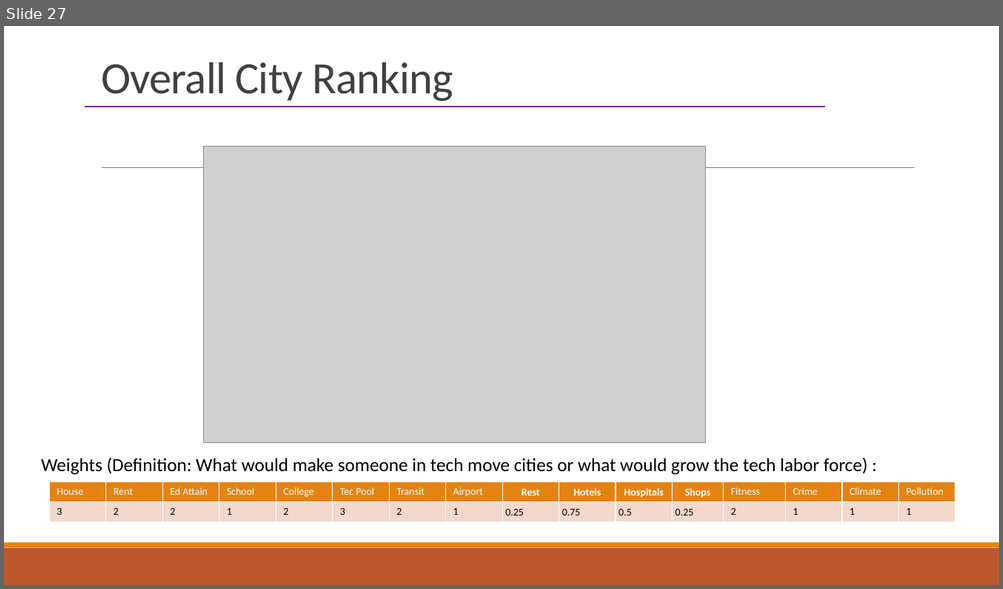
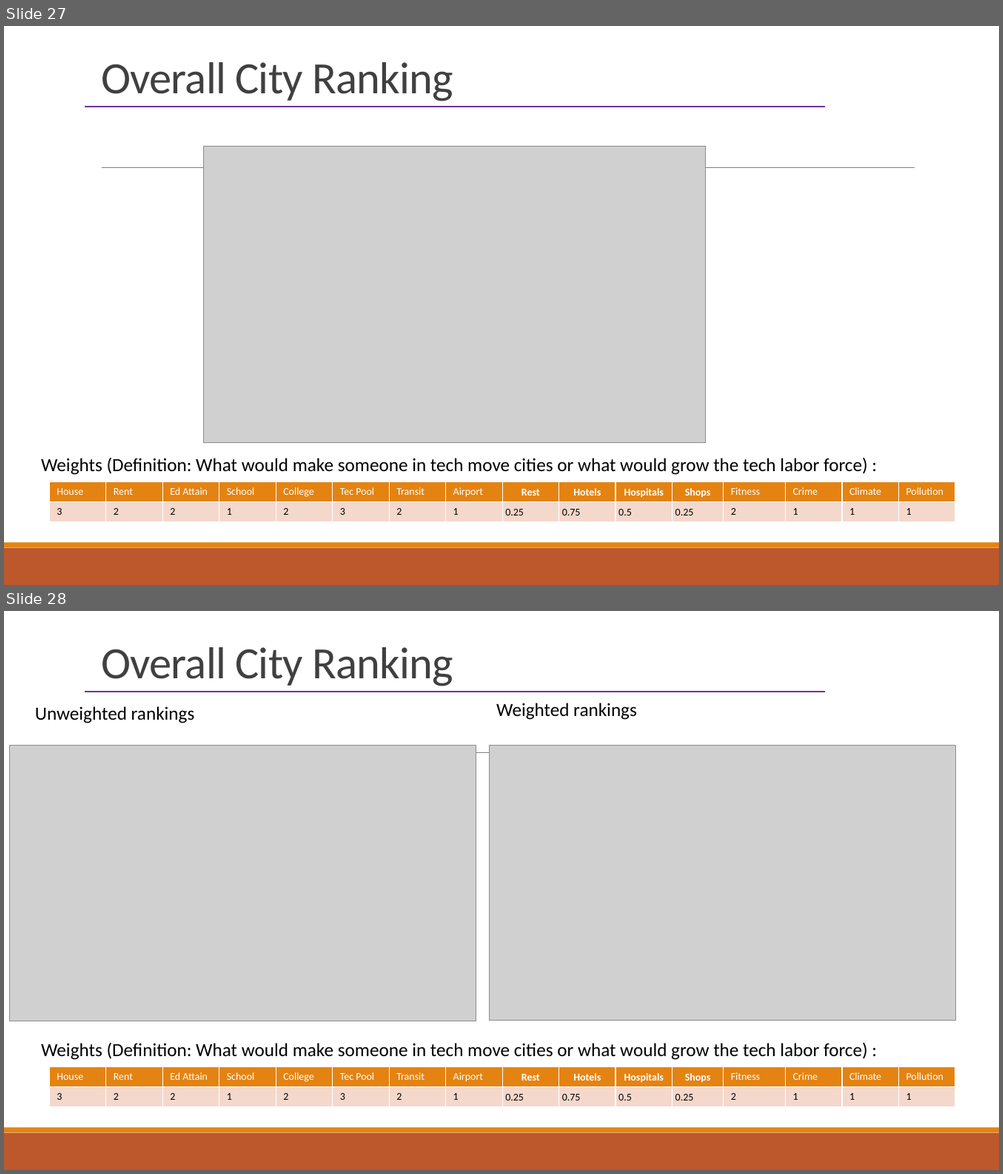
Before and after one commit to indranik/BC_Project1, a slide deck: Project1_Presentation.pptx. Shown one above the other, each under a label of ours: slide 27 before the commit, slides 27 and 28 after it. The pictures are 1003x589 and 1003x1174 pixels, drawn with LibreOffice and Linux fonts; fonts in the diff are those of the drawing; grey boxes stand for pictures. Boxes give left, top, right and bottom in pixels: in the first picture for what was removed or moved away, otherwise in the second. Text is boxed around its words. In the diff, an @@ line names an element or a change of style, - is before the commit and + after.

```diff
--- a/Project1_Presentation.pptx
+++ b/Project1_Presentation.pptx
@@ slide 28 added at [4,611,999,1170], background #FFFFFF; not listed: 3 template elements that a slide beside it also shows @@
@@ title added at [101,647,453,686], 43.2 pt, text #404040 @@
+Overall City Ranking
@@ line added from (85, 692) to (825, 692), #7030A0 1 pt @@
@@ text added at [35,706,195,723], 18 pt, text #000000 @@
+Unweighted rankings
@@ text added at [496,703,637,720], 18 pt, text #000000 @@
+Weighted rankings
@@ picture added at [9,745,475,1021] @@
@@ picture added at [489,745,956,1021] @@
@@ text added at [41,1042,868,1060], 18 pt, text #000000 @@
+Weights (Definition: What would make someone in tech move cities or what would grow the tech labor force) :
@@ table added at [50,1068,957,1107], 2 rows, 16 columns @@
+House | Rent | Ed Attain | School | College | Tec Pool | Transit | Airport | Rest | Hotels | Hospitals | Shops | Fitness | Crime | Climate | Pollution
+3 | 2 | 2 | 1 | 2 | 3 | 2 | 1 | 0.25 | 0.75 | 0.5 | 0.25 | 2 | 1 | 1 | 1
```
Also in this commit, not shown: 1 other slide added.
